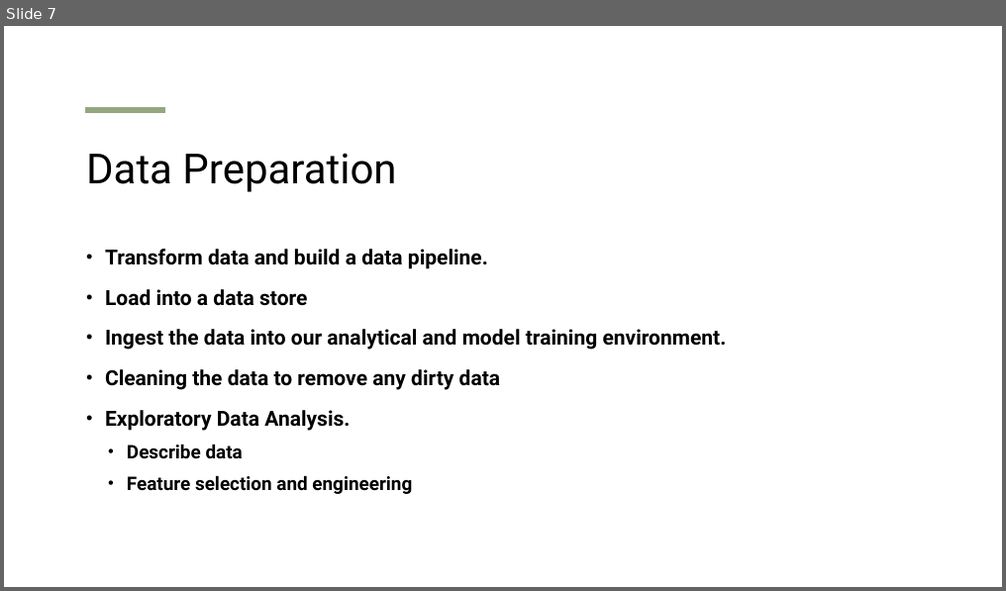
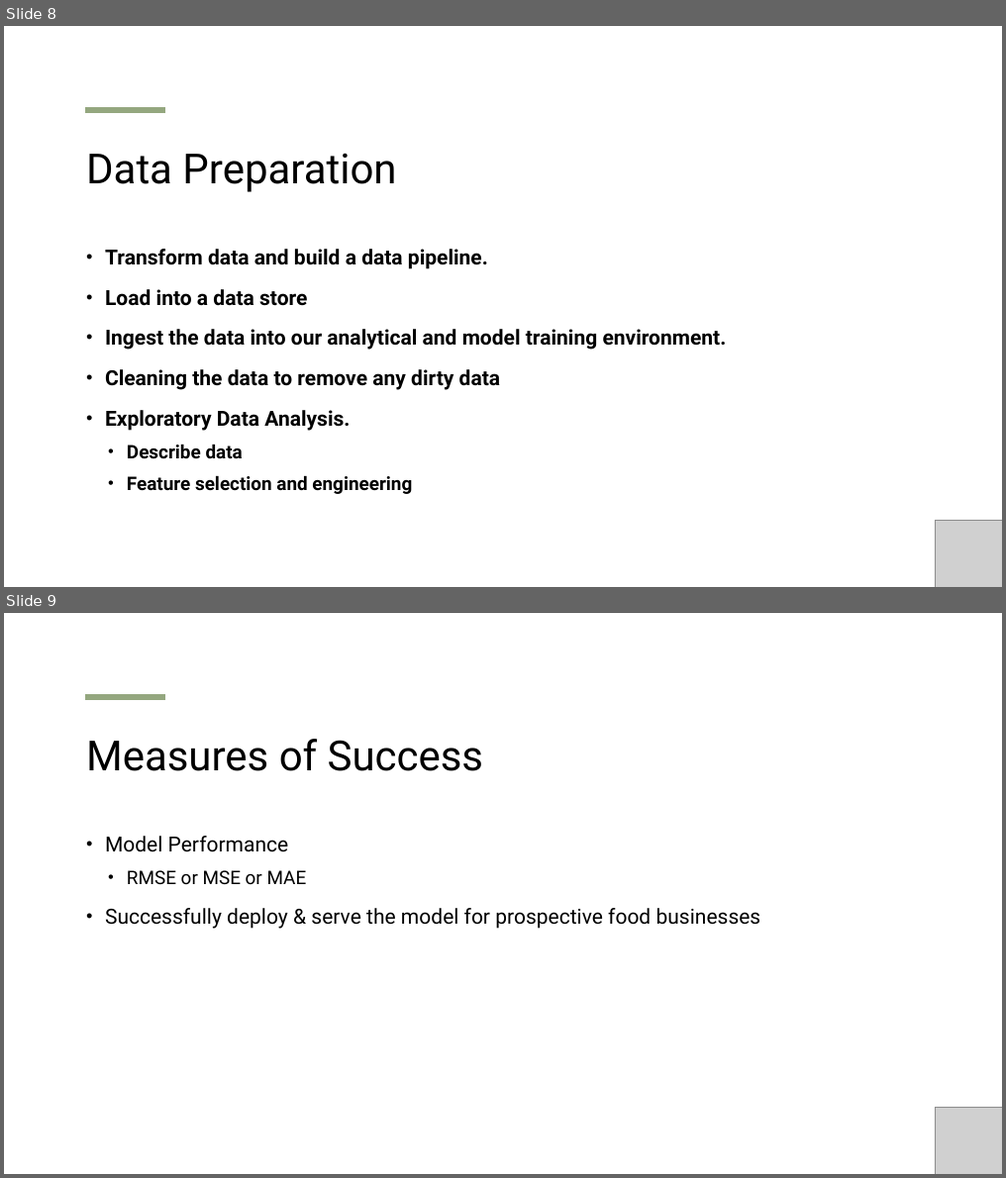
Before and after one commit to Supraja27/DSCI6007-02_Team1, a slide deck: DSCI6007-02_MIDTERM_PROJECT_DECK_TEAM1.pptx. Shown one above the other, each under a label of ours: slide 7 before the commit, slides 8 and 9 after it. The pictures are 1006x591 and 1006x1178 pixels, drawn with LibreOffice and Linux fonts; fonts in the diff are those of the drawing; grey boxes stand for pictures. Boxes give left, top, right and bottom in pixels: in the first picture for what was removed or moved away, otherwise in the second. Text is boxed around its words. In the diff, an @@ line names an element or a change of style, - is before the commit and + after.

```diff
--- a/DSCI6007-02_MIDTERM_PROJECT_DECK_TEAM1.pptx
+++ b/DSCI6007-02_MIDTERM_PROJECT_DECK_TEAM1.pptx
@@ slide 9 added at bbox=[4, 613, 1002, 1174], background #FFFFFF; not listed: 1 template element that a slide beside it also shows @@
@@ title added at bbox=[86, 739, 483, 771], 40 pt, text #000000 @@
+Measures of Success
@@ text added at bbox=[105, 836, 761, 929], 20 pt, text #000000 @@
+• Model Performance
+  • RMSE or MSE or MAE
+• Successfully deploy & serve the model for prospective food businesses
@@ picture added at bbox=[936, 1108, 1002, 1174] @@
@@ what was slide 7 is now slide 8 @@
@@ slide 8 changed as well @@
@@ picture added at bbox=[936, 521, 1002, 587] @@
```
Also in this commit, not shown: 8 other slides changed, 1 other file.
